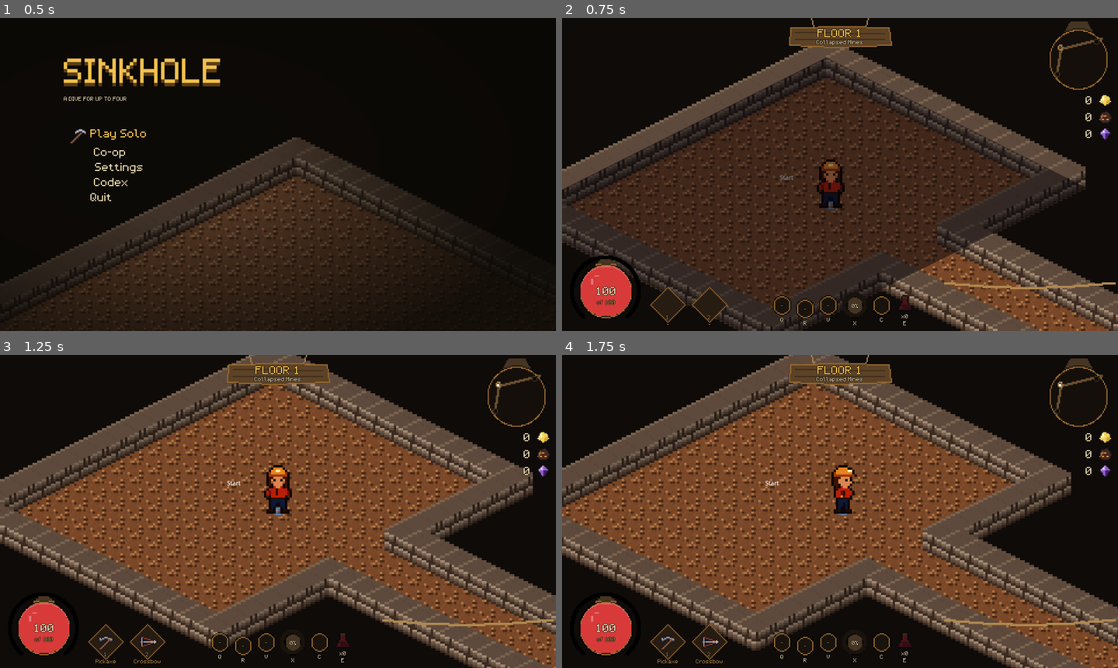
Above: before the commit, frames 1-4 (two rows, left to right).
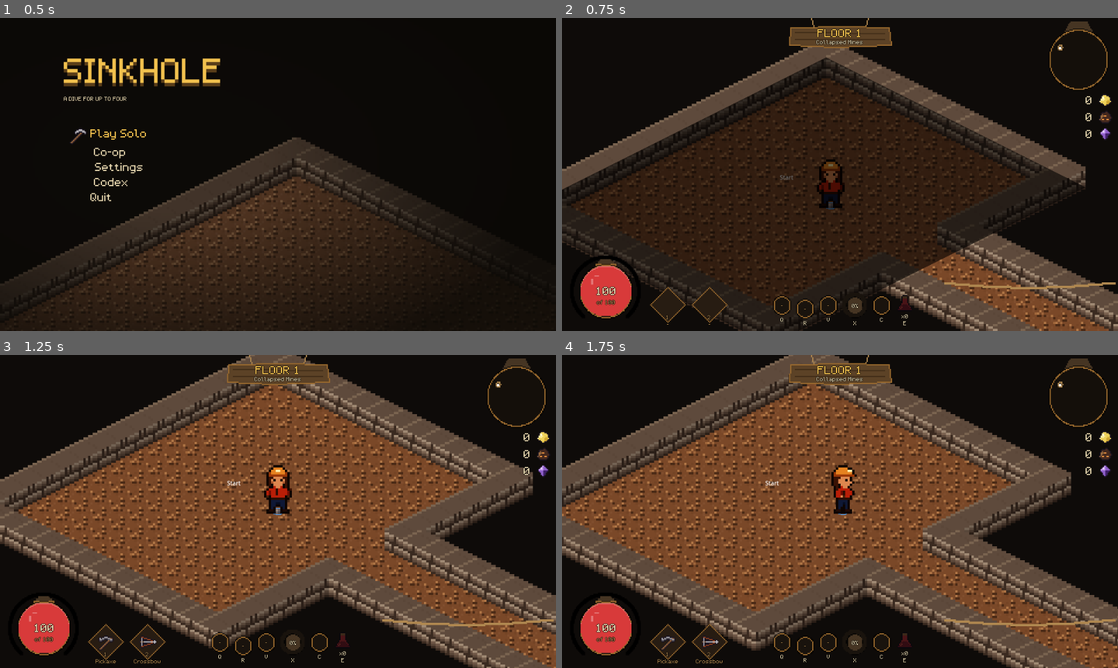
Above: after the commit, the same moments.

Repository: dsdocai-ops/terra-project
Game: Godot game, scene res://scenes/main/main.tscn
Two runs of this game, one before a commit and one after it. Both use one fixed random seed, a clock stepped at 60 frames per second and the inputs below.
Inputs (mouse positions are in pixels of both pictures, inside the frame that each line leads up to):
- Up to frame 1 (0.5 s): no input
- Up to frame 2 (0.75 s): click "Play Solo" at 0.5 s
- Up to frame 3 (1.25 s): no input
- Up to frame 4 (1.75 s): tap Enter (ui_accept) at 1.25, 1.52 s; move the mouse to (962, 495) at 1.27 s; hold D (move_right) from 1.28 s (still down); tap Q (ability_1) at 1.35 s; click (962, 495) at 1.42 s

Frame 1 is identical in both runs. In frame 2, 0.2% of the frame differs, in the area x 39-98%, y 6-62%; in frame 3, 0.1%; in frame 4, 0.1%.

Commit message:
feat(ui-hud): unentered rooms fully black in world and minimap; minimap redraws as the player moves
Co-Authored-By: Claude Sonnet 5.5 <noreply@anthropic.com>

Diff:
--- a/scenes/dungeon/floor.gd
+++ b/scenes/dungeon/floor.gd
@@ -15,7 +15,7 @@
 
 const FLOOR_TILE_TINT_NODE: StringName = &"Floor"
 ## Dark veil over a room the local player has not entered yet.
-const SHADE_COLOR := Color(0.02, 0.02, 0.05, 0.82)
+const SHADE_COLOR := Color(0, 0, 0, 1)
 const SHADE_FADE_SECONDS: float = 0.45
 
 var layout: FloorLayout = null
--- a/scenes/ui/hud.gd
+++ b/scenes/ui/hud.gd
@@ -44,6 +44,11 @@
 var death_screen: DeathScreen
 var pause_items: Array[String] = []
 var _confirming_quit: bool = false
+## What the minimap last drew, so it only redraws when the player moves rooms,
+## explores a new one, or a new floor arrives.
+var _map_room: int = -2
+var _map_visits: int = -1
+var _map_layout: RefCounted = null
 
 var _poll: Timer
 
@@ -427,3 +432,16 @@
 	if biome_id is int:
 		return "Biome %d" % biome_id
 	return ""
+
+
+func _process(_delta: float) -> void:
+	var floor_node: Floor = GameState.world.floor_node if GameState.world != null else null
+	if floor_node == null:
+		return
+	var layout: RefCounted = NetworkManager.last_floor_layout
+	if layout == _map_layout and floor_node.current_room_index == _map_room and floor_node.visited.size() == _map_visits:
+		return
+	_map_layout = layout
+	_map_room = floor_node.current_room_index
+	_map_visits = floor_node.visited.size()
+	_apply_layout()
--- a/scenes/ui/widgets/lamp_map.gd
+++ b/scenes/ui/widgets/lamp_map.gd
@@ -17,8 +17,7 @@
 		grid_tiles = maxi(value, 1)
 		queue_redraw()
 ## Off until a floor reports visits: every room shows. On, only rooms the player has
-## entered (`visited`) and their neighbours on the path show, the neighbours
-## shaded as unexplored.
+## entered (`visited`) show; everything else is black.
 var fog: bool = false
 ## Room indices the local player has entered.
 var visited: Dictionary = {}:
@@ -67,11 +66,6 @@
 		if point.distance_to(center) > glass_radius:
 			point = center + (point - center).normalized() * glass_radius
 		var room_radius: float = maxf(radius * 0.1, 4.0)
-		if not is_explored(index):
-			# Seen from a neighbour but not entered yet: a shaded, unlit disc.
-			UiPalette.fill_circle(self, point, room_radius, Color(0.05, 0.04, 0.03))
-			UiPalette.ring(self, point, room_radius, 2.0, Color(0.24, 0.18, 0.12))
-			continue
 		var tint: Color = UiPalette.ROPE
 		if index == 0:
 			tint = UiPalette.ALLY_GREEN
@@ -88,6 +82,6 @@
 	return not fog or visited.has(index)
 
 
-## True when the room is drawn at all: explored, or next to an explored room.
+## True when the room is drawn at all: only rooms the player has entered.
 func is_revealed(index: int) -> bool:
-	return is_explored(index) or visited.has(index - 1) or visited.has(index + 1)
+	return is_explored(index)
--- a/tests/unit/test_lamp_map_fog.gd
+++ b/tests/unit/test_lamp_map_fog.gd
@@ -16,19 +16,18 @@
 		assert_true(_map.is_explored(index))
 
 
-func test_fog_reveals_entered_room_and_next_neighbours_only() -> void:
+func test_fog_shows_only_entered_rooms() -> void:
 	_map.fog = true
 	_map.visited = {0: true}
 	assert_true(_map.is_explored(0))
-	assert_true(_map.is_revealed(1), "neighbour of an entered room shows")
-	assert_false(_map.is_explored(1), "but shaded until entered")
+	assert_false(_map.is_revealed(1), "a neighbour stays black until entered")
 	assert_false(_map.is_revealed(2), "two steps away stays hidden")
 	assert_false(_map.is_revealed(3))
 
 
-func test_entering_a_room_lights_it_and_reveals_the_next() -> void:
+func test_entering_a_room_lights_it() -> void:
 	_map.fog = true
 	_map.visited = {0: true, 1: true}
 	assert_true(_map.is_explored(1))
-	assert_true(_map.is_revealed(2))
+	assert_false(_map.is_revealed(2))
 	assert_false(_map.is_revealed(3))
Not shown, added: tests/unit/test_floor_geometry.gd.uid
Not shown, added: tests/unit/test_lamp_map_fog.gd.uid
